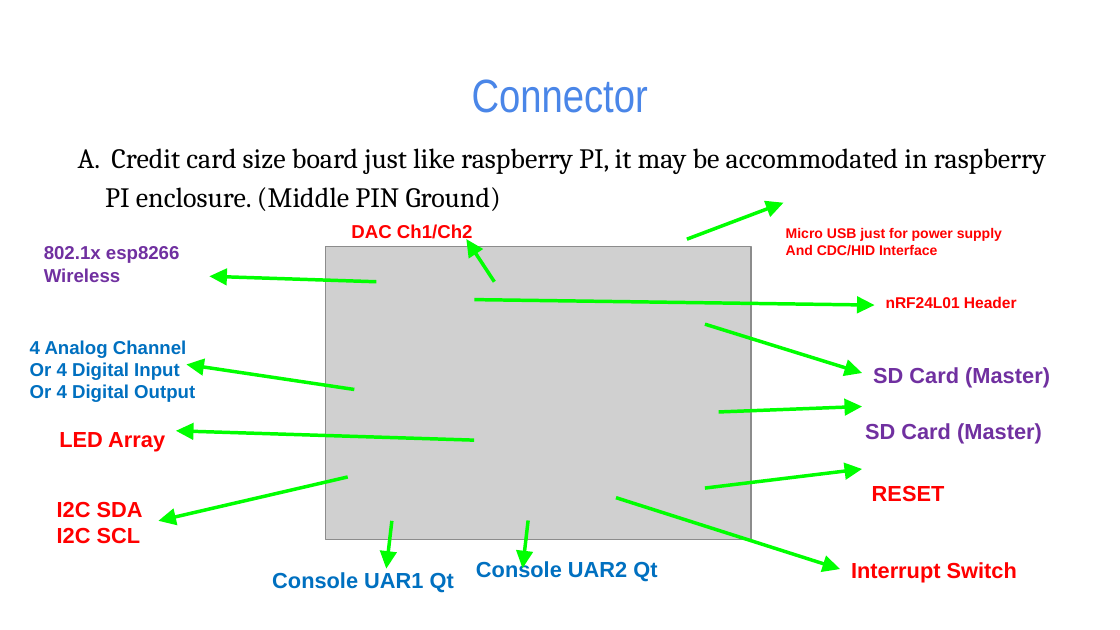
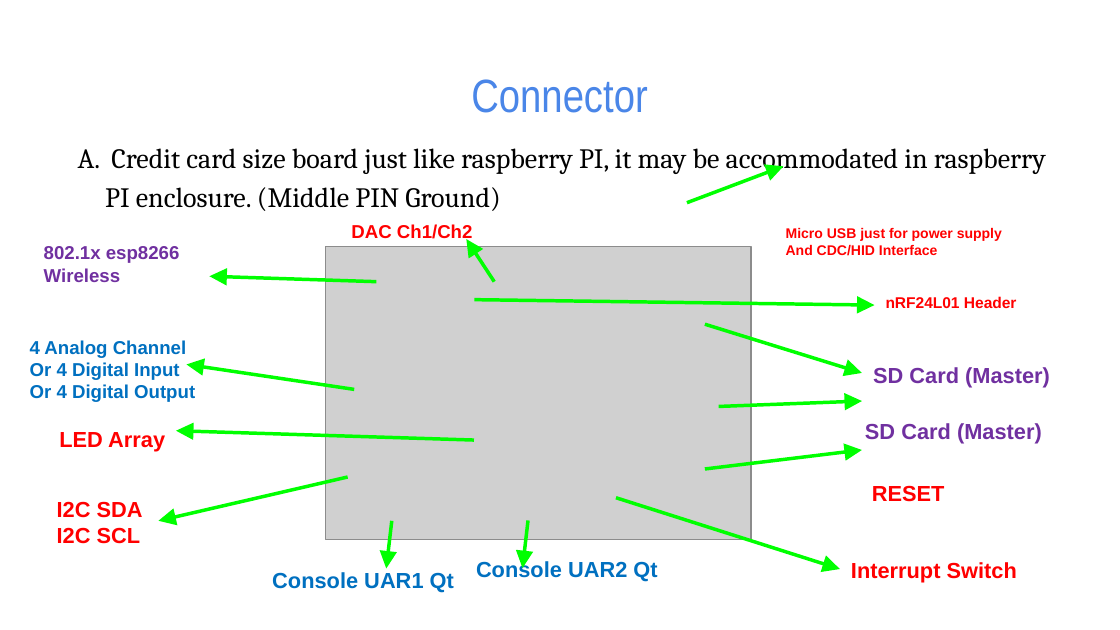
Before and after one commit to natashaiwscope/iot_hw, a slide deck: slide 5 of ppt/wireless.pptx. Drawn at 1120x630 pixels with LibreOffice and Linux fonts; fonts in the diff are those of the drawing; grey boxes stand for pictures. Boxes give left, top, right and bottom in pixels: in the first picture for what was removed or moved away, otherwise in the second. Text is boxed around its words. In the diff, an @@ line names an element or a change of style, - is before the commit and + after.

Commit message:
Thu May 31 08:03:54 EDT 2018

```diff
--- a/ppt/wireless.pptx
+++ b/ppt/wireless.pptx
@@ freeform shape: place and size @@
-freeform shape at (687,203,783,240)
+freeform shape at (687,167,783,203)
@@ freeform shape: place and size @@
-freeform shape at (719,407,862,412)
+freeform shape at (719,401,862,407)
@@ freeform shape: place and size @@
-freeform shape at (704,469,861,488)
+freeform shape at (704,450,861,469)
```
Also in this commit, not shown: 1 other slide changed.
